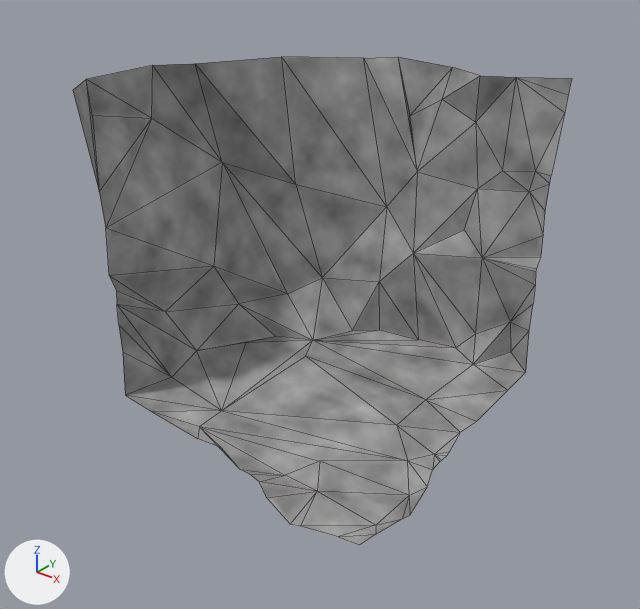
Two versions of the glTF model Rogue-Robots/Assets/Models/ModularBlocks/CornerFloor1.gltf, one commit apart.
Both versions are drawn from a 50 mm camera at (6.82, -8.58, 7.17) aimed at (0.1, -0.19, 1.97). Arrows for +X, +Y and +Z are at lower left; the lights stay in place. Mesh edges are drawn as thin lines. Vertices at the same position are counted once.

The first picture shows 'CornerFloor1'.
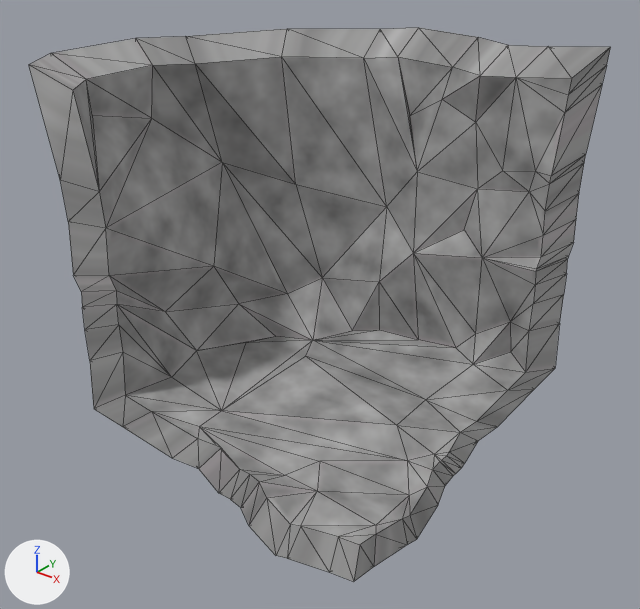
What differs and where, as boxes [x1, y1, x2, y2] in the pictures (640 x 609 px):
'CornerFloor1', reshaped (17% wider, 14% taller)
    before: [73, 57, 572, 545]
    after: [29, 27, 611, 582]
part 1 of me_scene_002, added
    after: [29, 27, 611, 582]

The change in detail:
me_scene_002 is used by ob_cornerfloor1; location (0.0, 0.0, 0.0).
me_scene_002 had 103 vertices, 148 faces and spanned x -2.05..2.5, y -2.5..1.59, z 0.48..5.0.
me_scene_002 now has 206 vertices, 410 faces and spans x -2.74..2.5, y -2.6..2.67, z 0.01..5.22.
Part 1, on me_scene_002:
103 vertices are added at x -2.74..2.5, y -2.6..2.67, z 0.01..5.22.
262 new faces join them.
